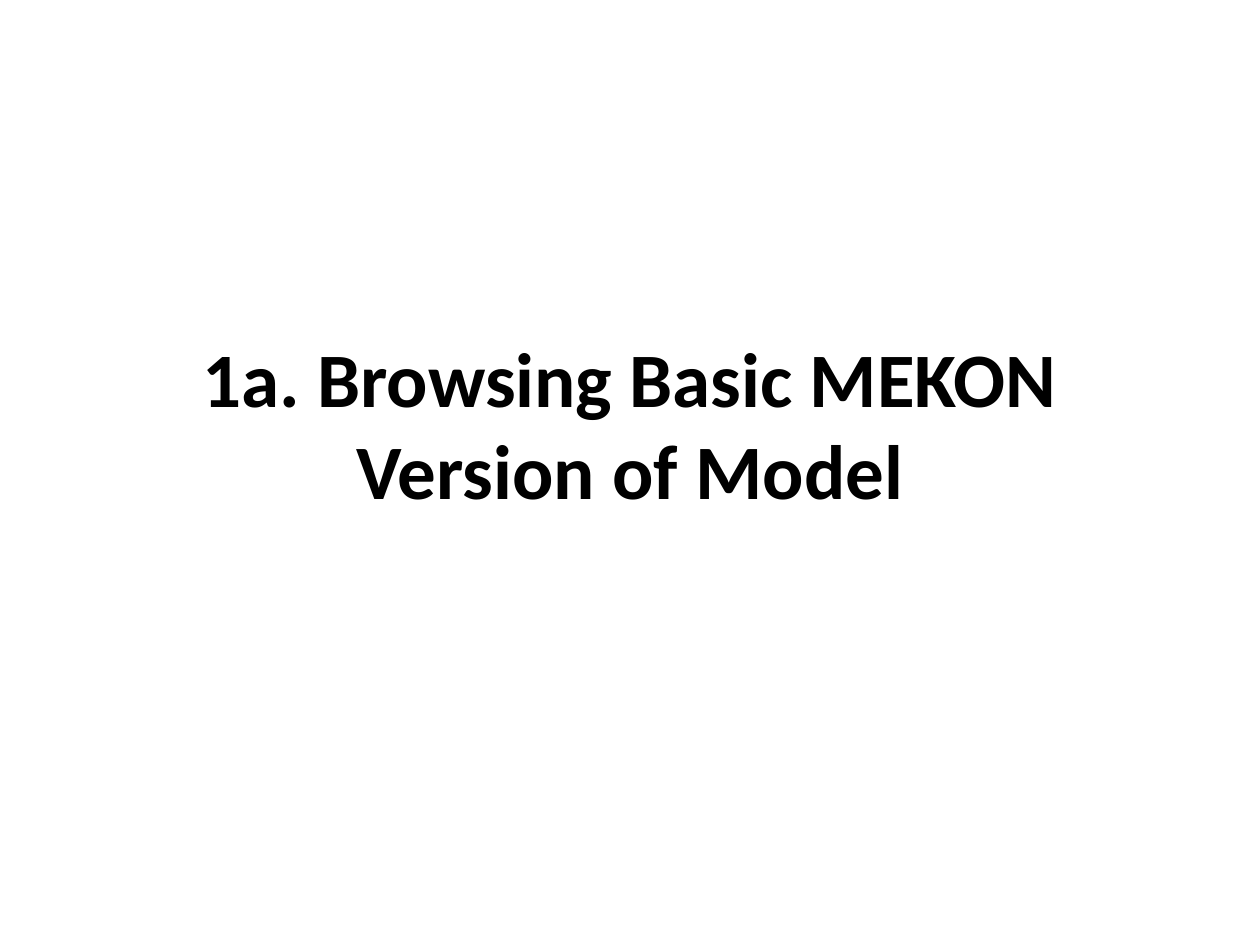
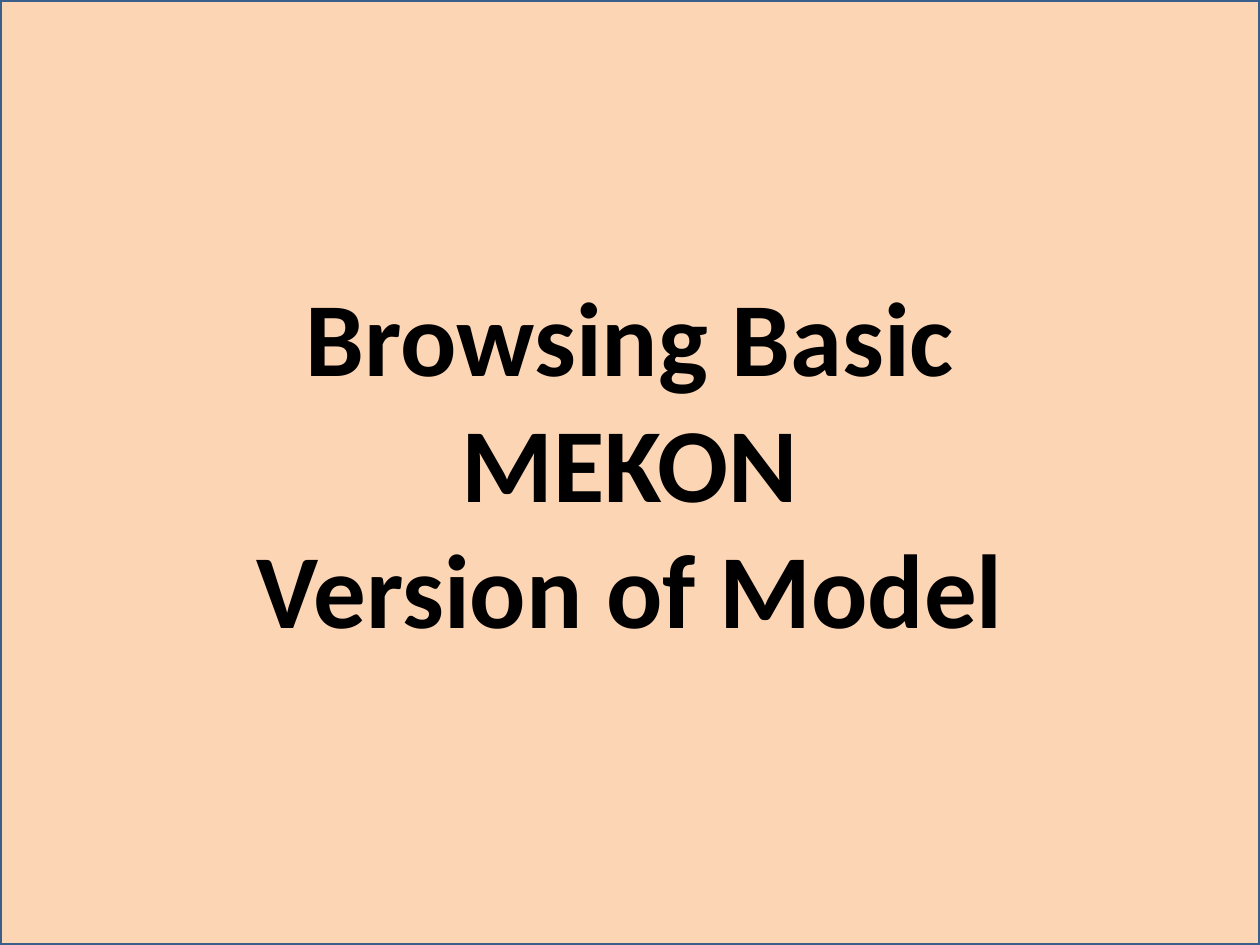
Before and after one commit to colin-puleston/mekon-hobo, a slide deck: slide 7 of docs/MEKON-HOBO Introductory Tutorial.pptx. Drawn at 1260x945 pixels with LibreOffice and Linux fonts; fonts in the diff are those of the drawing. Boxes give left, top, right and bottom in pixels: in the first picture for what was removed or moved away, otherwise in the second. Text is boxed around its words. In the diff, an @@ line names an element or a change of style, - is before the commit and + after.

```diff
--- a/docs/MEKON-HOBO Introductory Tutorial.pptx
+++ b/docs/MEKON-HOBO Introductory Tutorial.pptx
@@ rectangle added at [0,0,1260,945], fill #FCD5B5, outline #3A5F8C 2 pt @@
@@ title at [257,302,1003,629]: text changed; size 44 to 60 pt @@
-1a. Browsing Basic MEKON Version of Model
+Browsing Basic
+MEKON
+Version of Model
```
Also in this commit, not shown: 28 other slides changed, 1 slide added.
